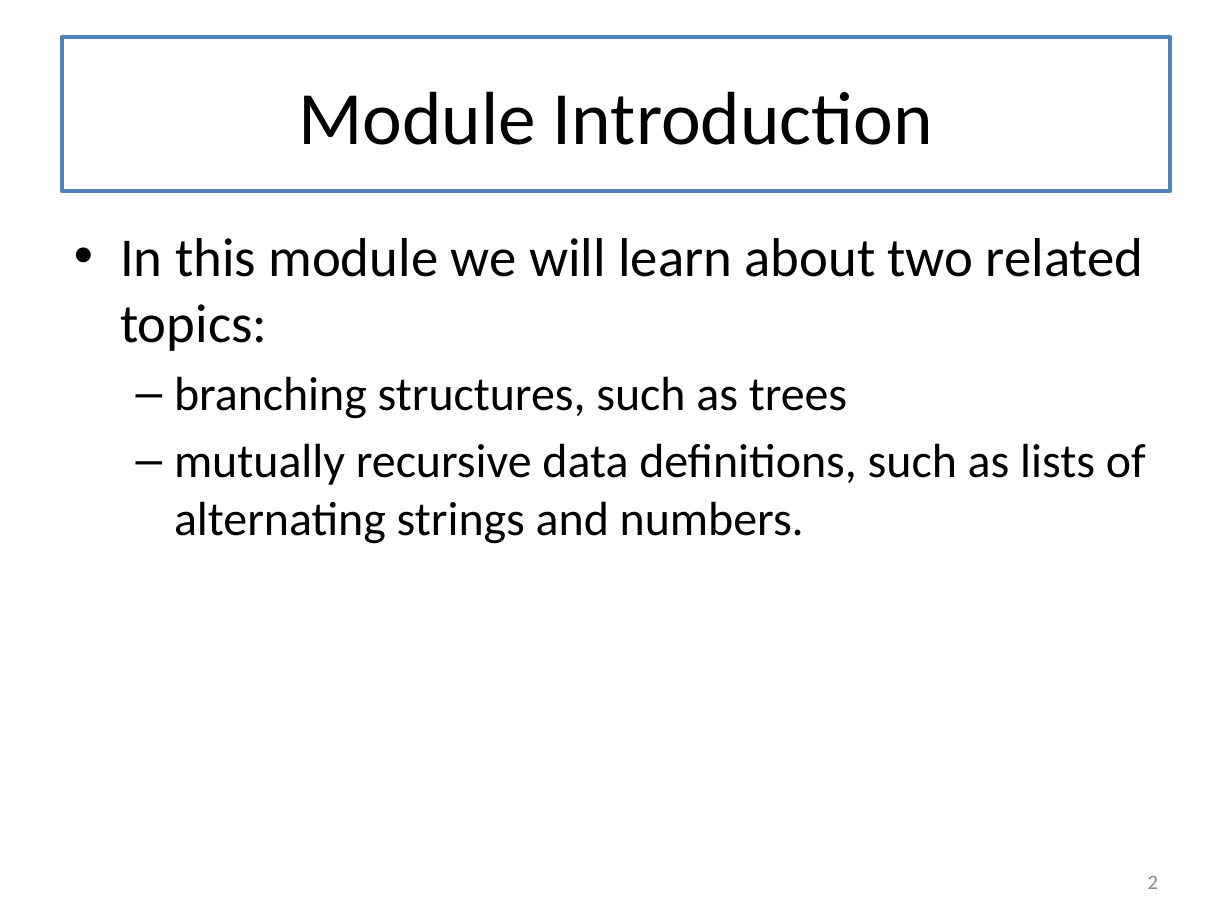
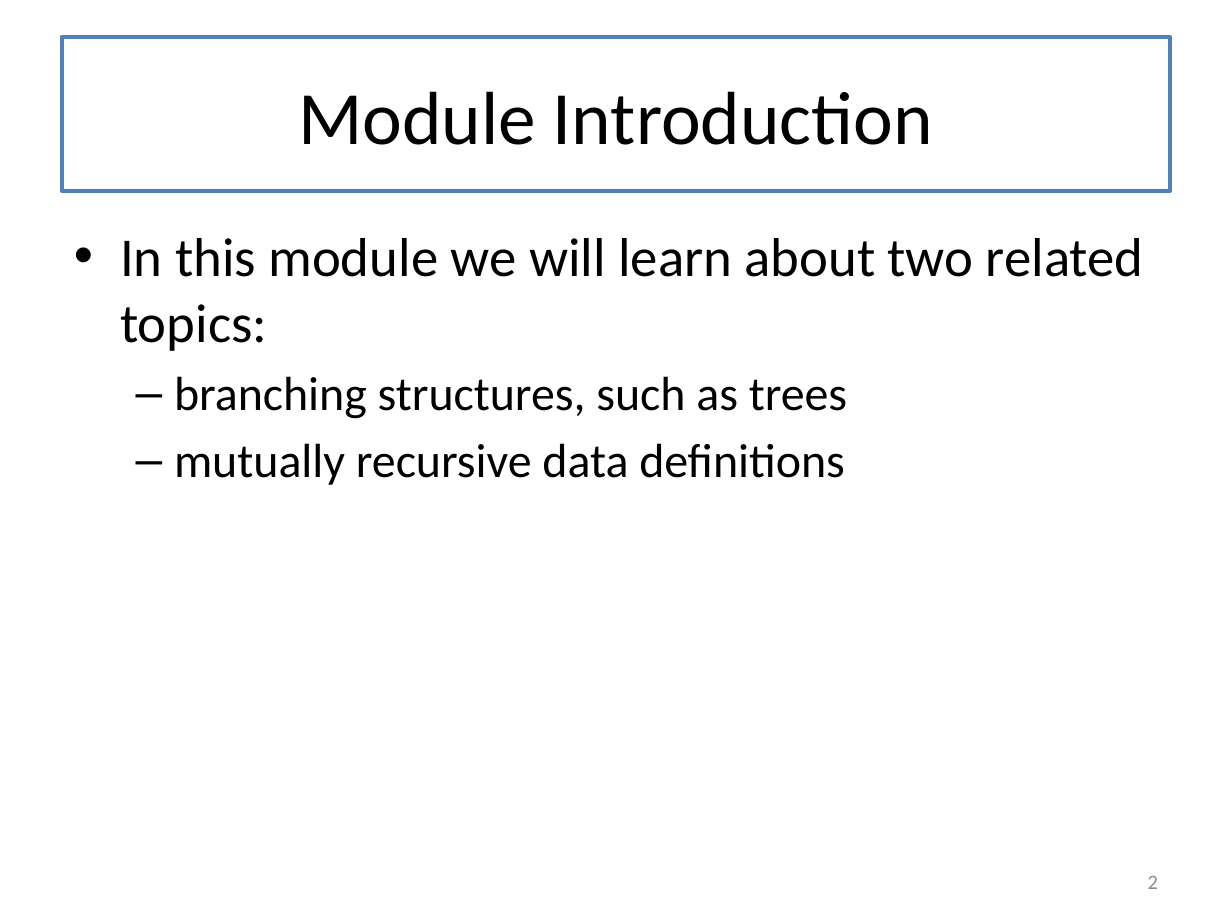
Before and after one commit to mwand/cs5010f17, a slide deck: slide 2 of Slides/Lesson 5.X Trees and Graphs - Combined Slides.pptx. Drawn at 1232x924 pixels with LibreOffice and Linux fonts; fonts in the diff are those of the drawing. Boxes give left, top, right and bottom in pixels: in the first picture for what was removed or moved away, otherwise in the second. Text is boxed around its words. In the diff, an @@ line names an element or a change of style, - is before the commit and + after.

Commit message:
working on Module 5

```diff
--- a/Slides/Lesson 5.X Trees and Graphs - Combined Slides.pptx
+++ b/Slides/Lesson 5.X Trees and Graphs - Combined Slides.pptx
@@ text at <box>174,443,845,485</box>: text changed @@
-  – mutually recursive data definitions, such as lists of alternating strings and numbers.
+  – mutually recursive data definitions
```
Also in this commit, not shown: 30 other slides changed, 1 slide added, 4 slides removed, 51 other files.
